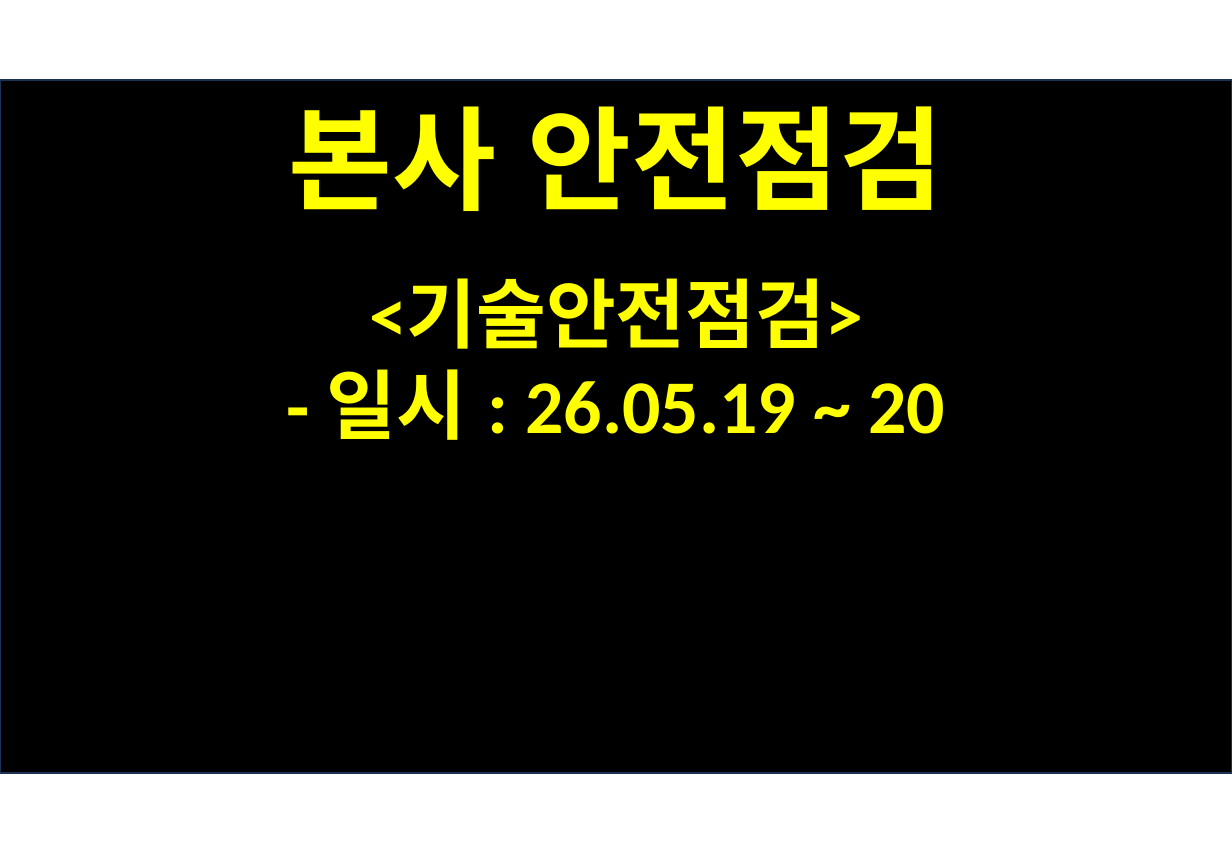
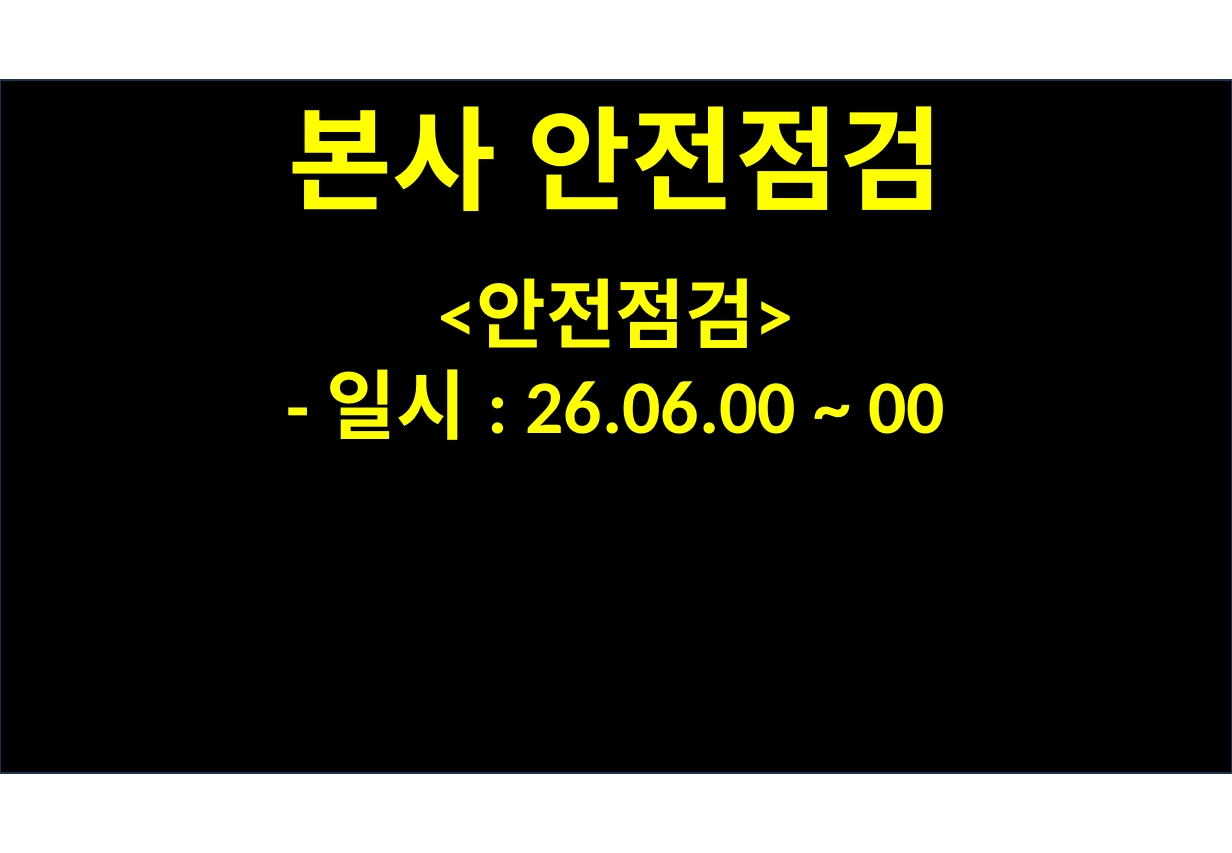
Before and after one commit to wkendnen-sketch/TBM, a slide deck: slide 7 of templates/sample_template2.pptx. Drawn at 1232x853 pixels with LibreOffice and Linux fonts; fonts in the diff are those of the drawing. Boxes give left, top, right and bottom in pixels: in the first picture for what was removed or moved away, otherwise in the second. Text is boxed around its words. In the diff, an @@ line names an element or a change of style, - is before the commit and + after.

```diff
--- a/templates/sample_template2.pptx
+++ b/templates/sample_template2.pptx
@@ text at (327,279,945,440): text changed @@
-<기술안전점검>
-- 일시 : 26.05.19 ~ 20
+<안전점검>
+- 일시 : 26.06.00 ~ 00
```
Also in this commit, not shown: 1 other slide changed, 1 other file.
